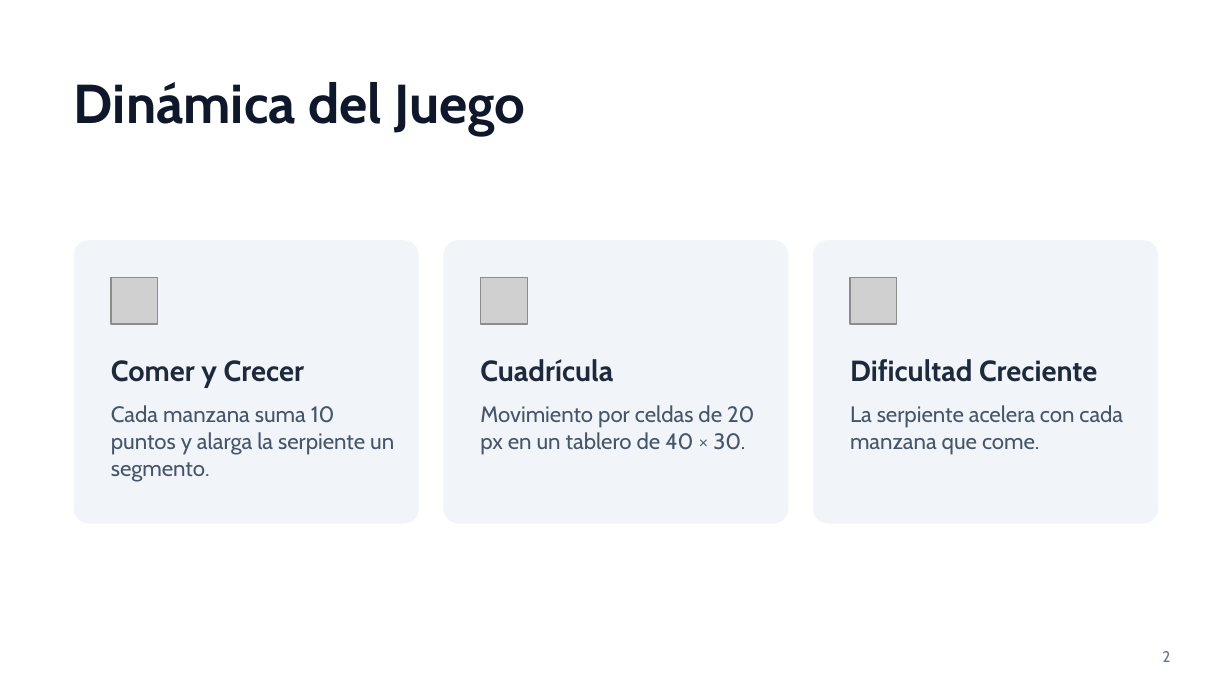
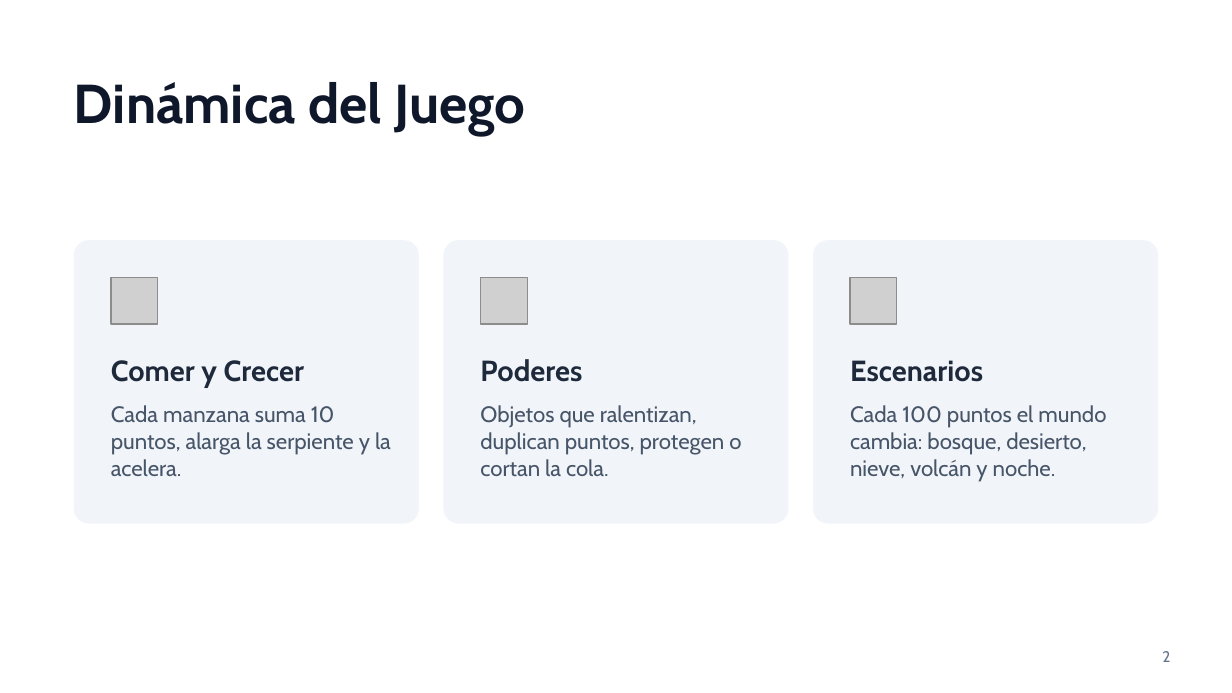
Before and after one commit to 2026B-sof-jueg-gr1/VELASQUEZ-CANDO-CAROL-ABIGAIL-jueg-gr3, a slide deck: slide 2 of Snake/Presentación de Snake.pptx. Drawn at 1232x693 pixels with LibreOffice and Linux fonts; fonts in the diff are those of the drawing; grey boxes stand for pictures. Boxes give left, top, right and bottom in pixels: in the first picture for what was removed or moved away, otherwise in the second. Text is boxed around its words. In the diff, an @@ line names an element or a change of style, - is before the commit and + after.

```diff
--- a/Snake/Presentación de Snake.pptx
+++ b/Snake/Presentación de Snake.pptx
@@ text at box(480, 359, 582, 382): text changed @@
-Cuadrícula
+Poderes
@@ text at box(850, 360, 983, 382): text changed @@
-Dificultad Creciente
+Escenarios
@@ text at box(111, 405, 391, 476): text changed @@
-Cada manzana suma 10 puntos y alarga la serpiente un segmento.
+Cada manzana suma 10 puntos, alarga la serpiente y la acelera.
@@ text at box(480, 405, 741, 476): text changed @@
-Movimiento por celdas de 20 px en un tablero de 40 × 30.
+Objetos que ralentizan, duplican puntos, protegen o cortan la cola.
@@ text at box(850, 405, 1106, 482): text changed @@
-La serpiente acelera con cada manzana que come.
+Cada 100 puntos el mundo cambia: bosque, desierto, nieve, volcán y noche.
```
Also in this commit, not shown: 6 other slides changed, 6 slides added, 2 slides removed, 1 other file.
